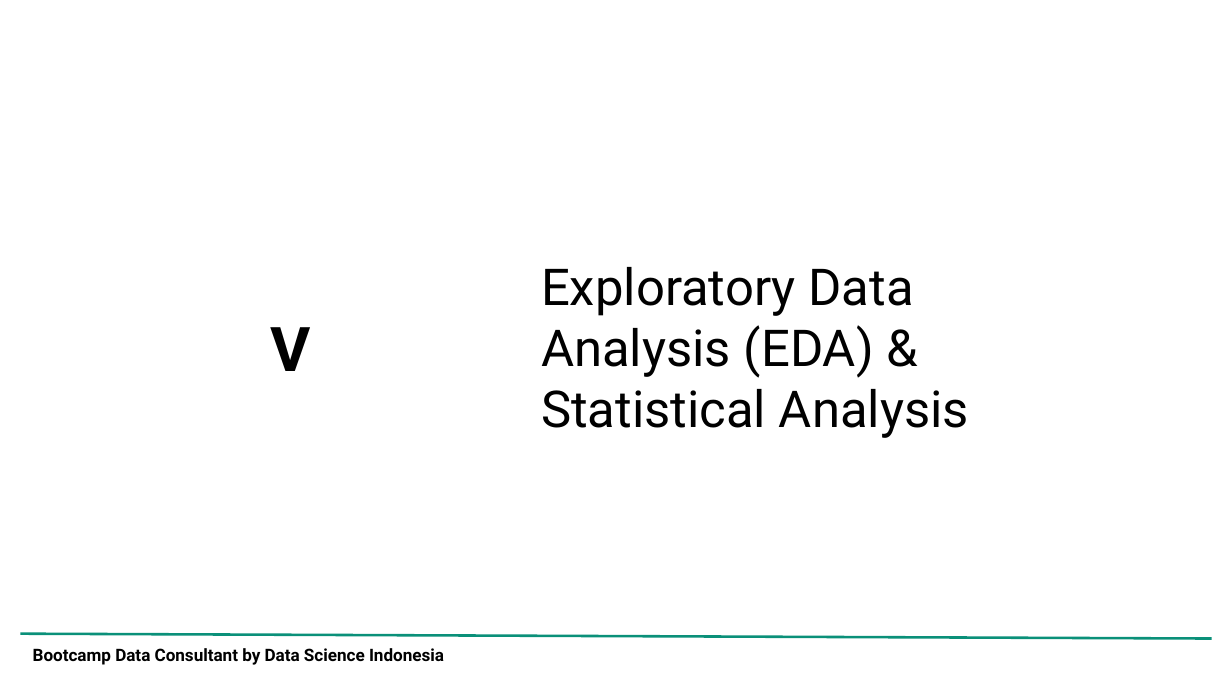
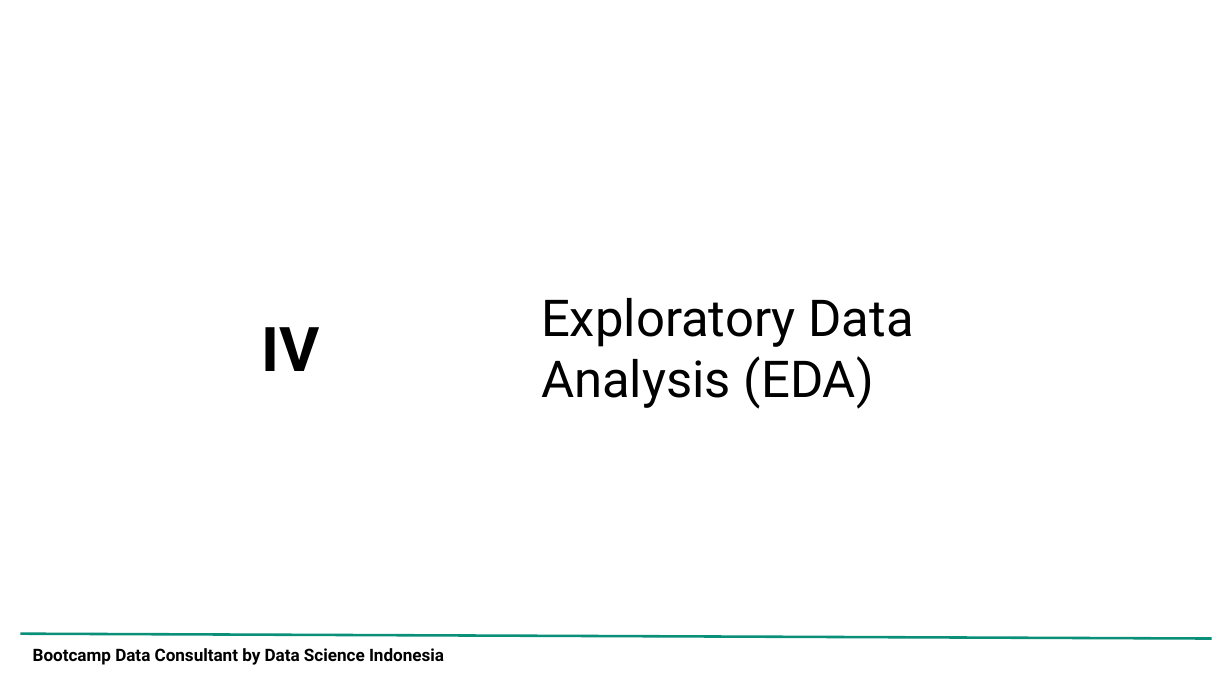
Before and after one commit to adrn-mm/DSLS_Mini-Project-DS_Adrian-Maulana-Muhammad, a slide deck: slide 22 of reports/Project Report_Mini Project DS_Adrian Maulana Muhammad.pptx (slide 10 before the commit). Drawn at 1232x693 pixels with LibreOffice and Linux fonts; fonts in the diff are those of the drawing; background and template pictures are left out. Boxes give left, top, right and bottom in pixels: in the first picture for what was removed or moved away, otherwise in the second. Text is boxed around its words. In the diff, an @@ line names an element or a change of style, - is before the commit and + after.

```diff
--- a/reports/Project Report_Mini Project DS_Adrian Maulana Muhammad.pptx
+++ b/reports/Project Report_Mini Project DS_Adrian Maulana Muhammad.pptx
@@ title at (541, 298, 913, 409): text changed @@
-Exploratory Data Analysis (EDA) & Statistical Analysis
+Exploratory Data Analysis (EDA)
@@ title at (262, 327, 320, 371): text changed @@
-V
+IV
```
Also in this commit, not shown: 6 other slides changed, 34 slides added, 6 slides removed, 4 other files.
